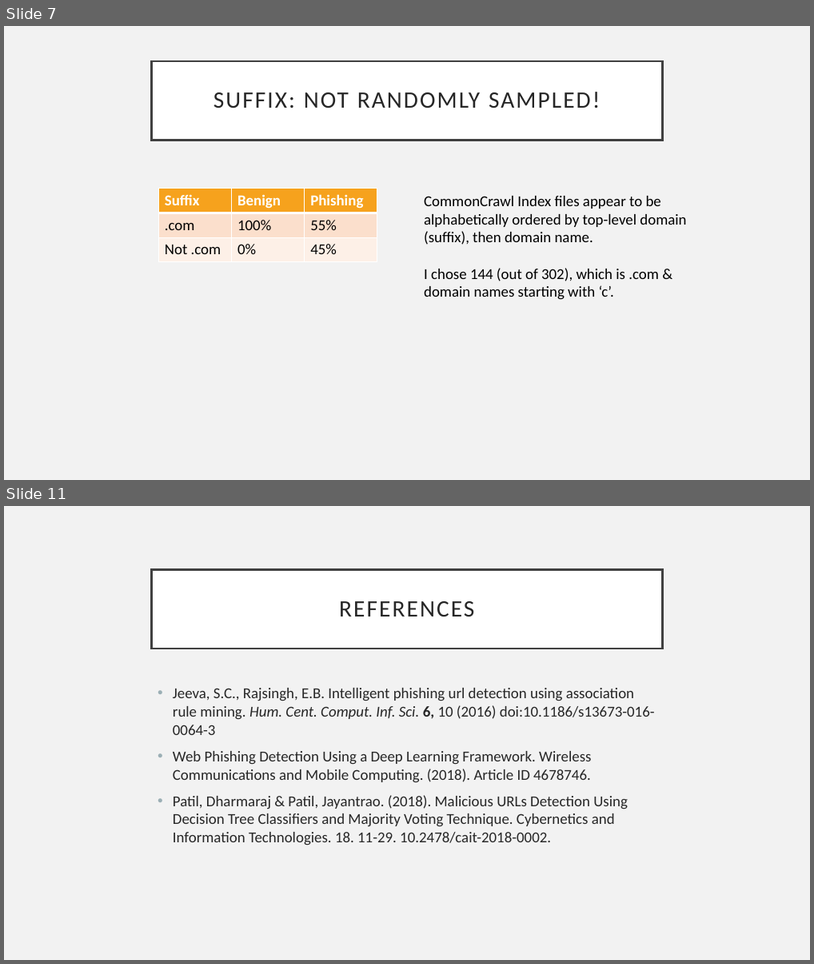
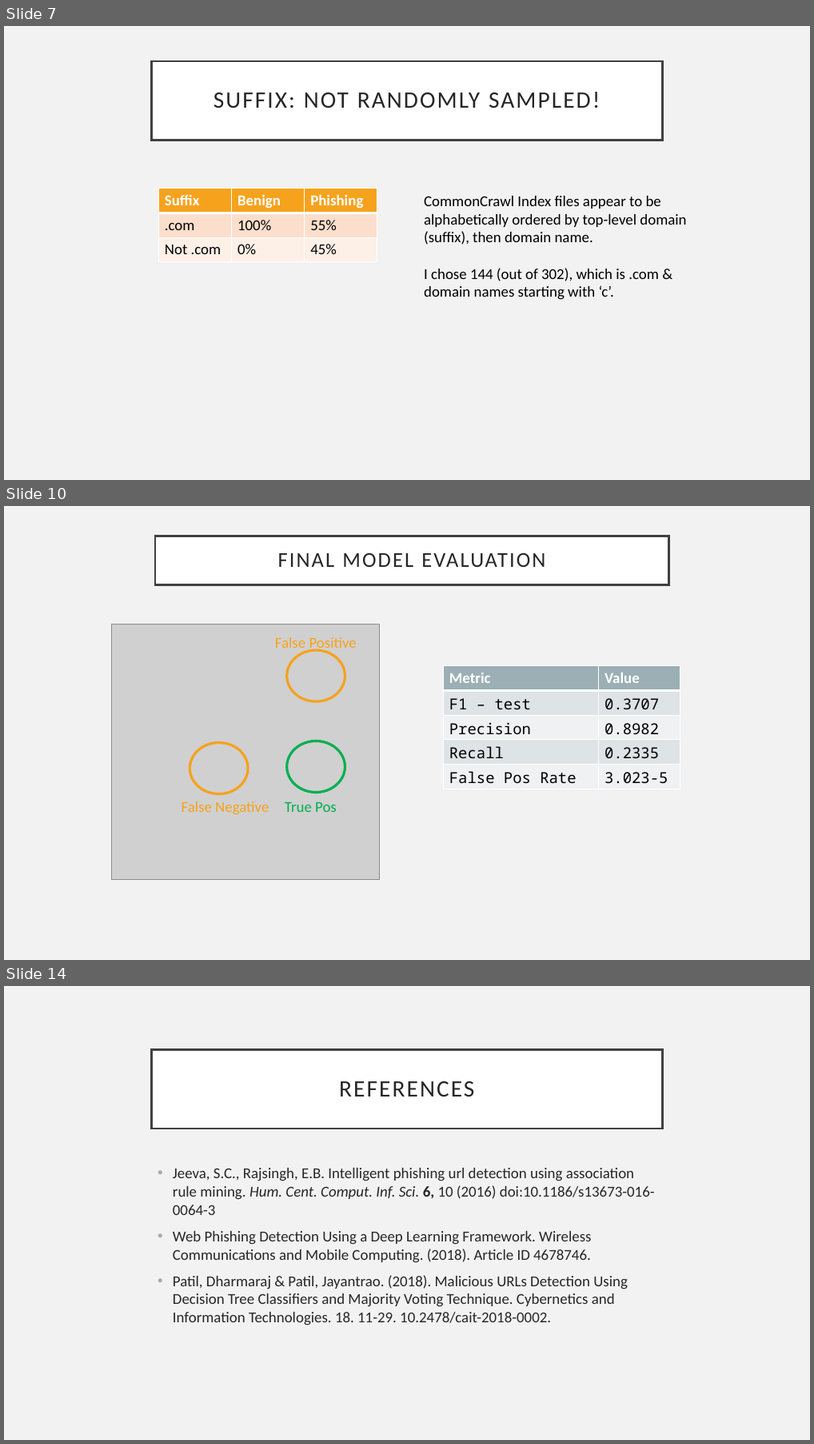
Before and after one commit to kbfreder/phishing-urls, a slide deck: docs/Presentation.pptx. Shown one above the other, each under a label of ours: slides 7 and 11 before the commit, slides 7, 10 and 14 after it; the slides between them are not shown. The pictures are 814x964 and 814x1444 pixels, drawn with LibreOffice and Linux fonts; fonts in the diff are those of the drawing; grey boxes stand for pictures. Boxes give left, top, right and bottom in pixels: in the first picture for what was removed or moved away, otherwise in the second. Text is boxed around its words. In the diff, an @@ line names an element or a change of style, - is before the commit and + after.

```diff
--- a/docs/Presentation.pptx
+++ b/docs/Presentation.pptx
@@ slide 10 added at <box>4,506,810,960</box>, background #F2F2F2 @@
@@ title added at <box>155,536,670,584</box>, fill #FFFFFF, outline #404040 2.5 pt, 25.2 pt, text #262626 @@
+FINAL MODEL EVALUATION
@@ picture added at <box>112,624,380,880</box> @@
@@ text added at <box>275,637,357,652</box>, 18 pt, text #F6A21D @@
+False Positive
@@ ellipse added at <box>287,650,345,701</box>, outline #F6A21D 3 pt @@
@@ table added at <box>444,666,681,788</box>, 5 rows, 2 columns @@
+Metric | Value
+F1 – test | 0.3707
+Precision | 0.8982
+Recall | 0.2335
+False Pos Rate | 3.023-5
@@ ellipse added at <box>190,743,248,794</box>, outline #F6A21D 3 pt @@
@@ ellipse added at <box>287,740,345,792</box>, outline #00B050 3 pt @@
@@ text added at <box>182,801,269,814</box>, 18 pt, text #F6A21D @@
+False Negative
@@ text added at <box>285,802,337,812</box>, 18 pt, text #00B050 @@
+True Pos
@@ what was slide 11 is now slide 14 @@
```
Also in this commit, not shown: 4 slides changed, 5 other slides added, 1 slide removed, 25 other files.
